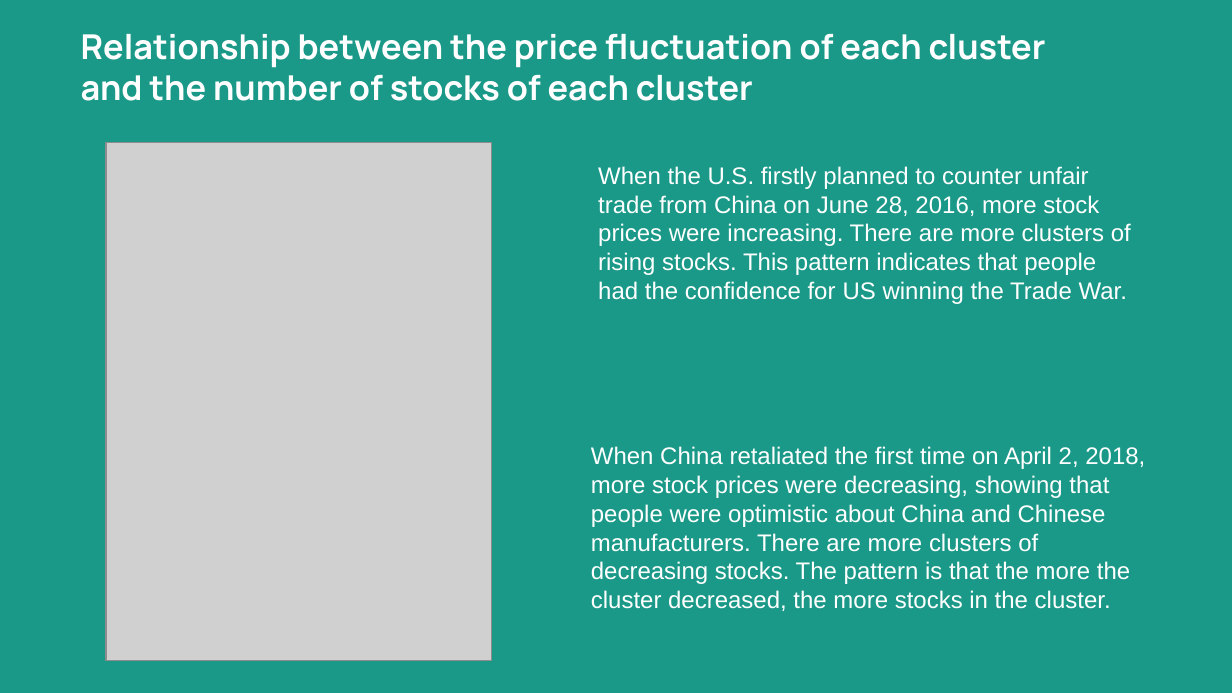
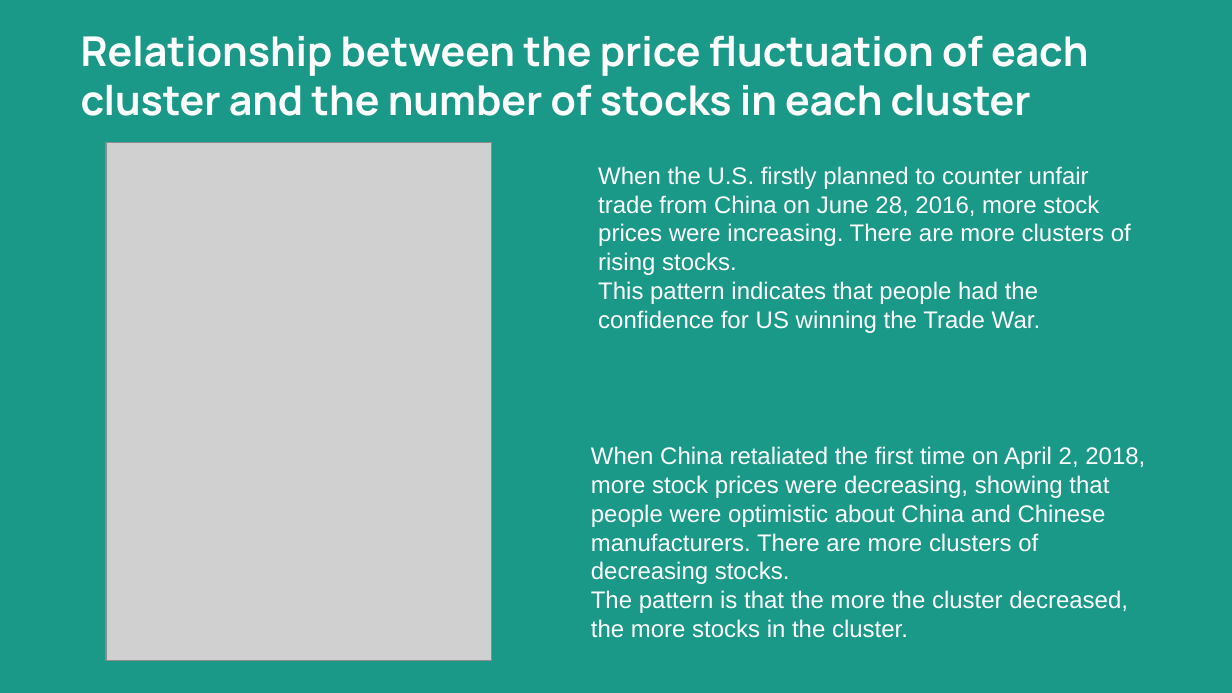
Before and after one commit to okcaiko-gmail/Fionastudy, a slide deck: slide 12 of Examination of Domestic Economic Impact of the US-China Trade War by Analyzing Stock Market Fluctuations with Unsupervised Machine Learning.pptx (slide 7 before the commit). Drawn at 1232x693 pixels with LibreOffice and Linux fonts; fonts in the diff are those of the drawing; grey boxes stand for pictures. Boxes give left, top, right and bottom in pixels: in the first picture for what was removed or moved away, otherwise in the second. Text is boxed around its words. In the diff, an @@ line names an element or a change of style, - is before the commit and + after.

```diff
--- a/Examination of Domestic Economic Impact of the US-China Trade War by Analyzing Stock Market Fluctuations with Unsupervised Machine Learning.pptx
+++ b/Examination of Domestic Economic Impact of the US-China Trade War by Analyzing Stock Market Fluctuations with Unsupervised Machine Learning.pptx
@@ title at [81, 35, 1088, 116]: text changed; size 20 to 24 pt @@
-Relationship between the price fluctuation of each cluster and the number of stocks of each cluster
+Relationship between the price fluctuation of each cluster and the number of stocks in each cluster
@@ text at [598, 166, 1131, 333]: text changed @@
-When the U.S. firstly planned to counter unfair trade from China on June 28, 2016, more stock prices were increasing. There are more clusters of rising stocks. This pattern indicates that people had the confidence for US winning the Trade War.
+When the U.S. firstly planned to counter unfair trade from China on June 28, 2016, more stock prices were increasing. There are more clusters of rising stocks.
+This pattern indicates that people had the confidence for US winning the Trade War.
@@ text at [591, 446, 1145, 638]: text changed @@
-When China retaliated the first time on April 2, 2018, more stock prices were decreasing, showing that people were optimistic about China and Chinese manufacturers. There are more clusters of decreasing stocks. The pattern is that the more the cluster decreased, the more stocks in the cluster.
+When China retaliated the first time on April 2, 2018, more stock prices were decreasing, showing that people were optimistic about China and Chinese manufacturers. There are more clusters of decreasing stocks.
+The pattern is that the more the cluster decreased, the more stocks in the cluster.
```
Also in this commit, not shown: 14 other slides changed, 6 slides added.
